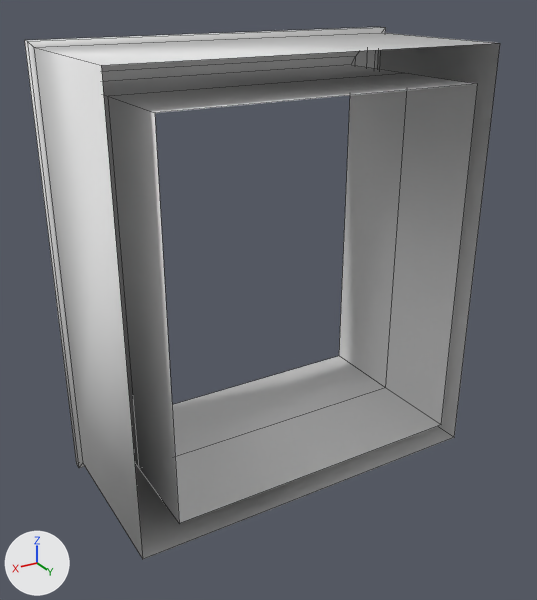
The FBX model Assets/#_Models/Vent_Interior.fbx, before and after one commit.
Camera for both pictures: a 50 mm lens placed at (3.83, 6.26, 5.06), pointed at (0.11, 0.07, 1.96). The lights are fixed; the arrows at lower left show +X, +Y and +Z. Mesh edges are drawn as thin lines.

Before the edit, the objects in view are built like this:
```python
me_vent_002 = bpy.data.meshes.new('Vent.002')
me_vent_002.from_pydata(...)  # 40 vertices, 36 faces; spans x -2.05..2.05, y -1.04..1.0, z -0.06..4.56
me_vent_002.materials.append(mat_vent)  # its picture is missing
ob_vent_002 = bpy.data.objects.new('Vent.002', me_vent_002)
ob_vent_002.location = (0.0, 0.0, 0.0)
```
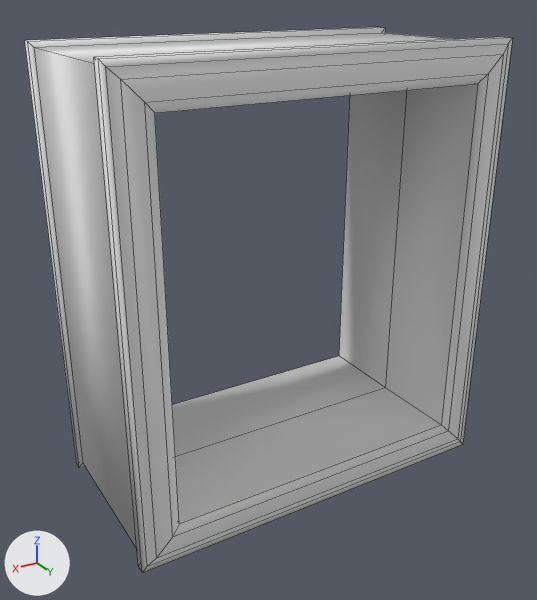
Commit message: Added wall with vent hole
Wall with vent hole has been added so you can go thru the vent -Chunck

What differs and where, as boxes (x1, y1, x2, y2) in the pictures (537 x 600 px):
'Vent.002', reshaped: before (24, 27, 500, 559); after (24, 27, 513, 573)
part 1 of me_vent_002, added: after (94, 37, 513, 573)

Patch to the scene script:
```diff
--- a/Assets/#_Models/Vent_Interior.fbx.py
+++ b/Assets/#_Models/Vent_Interior.fbx.py
@@ me_vent_002 @@
 # used by ob_vent_002; location = (0.0, 0.0, 0.0)
-me_vent_002.from_pydata(...)  # 40 vertices, 36 faces; spans x -2.05..2.05, y -1.04..1.0, z -0.06..4.56
+me_vent_002.from_pydata(...)  # 60 vertices, 60 faces; spans x -2.05..2.05, y -1.04..1.04, z -0.06..4.56
+# me_vent_002 part 1
+# 20 vertices are added at x -2.05..2.05, y 0.9..1.04, z -0.06..4.56
+# 24 new faces join them
 me_vent_002.materials.append(mat_vent)
```
